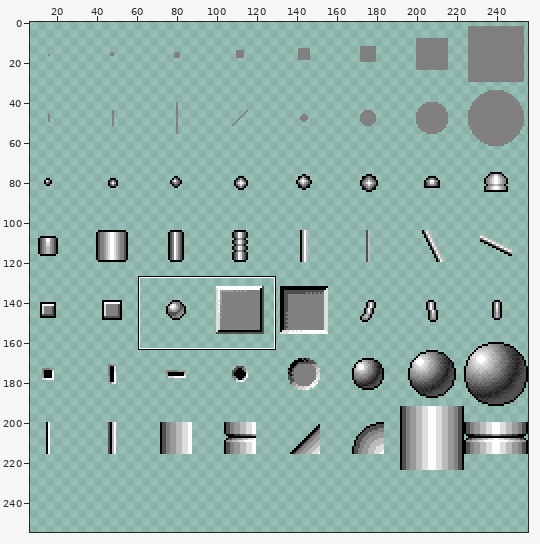
A sprite sheet gets an edit: brushes/00_default.png. The first picture is a wide view before the edit; the outline marks the close-up.
Close-up. Before the commit:
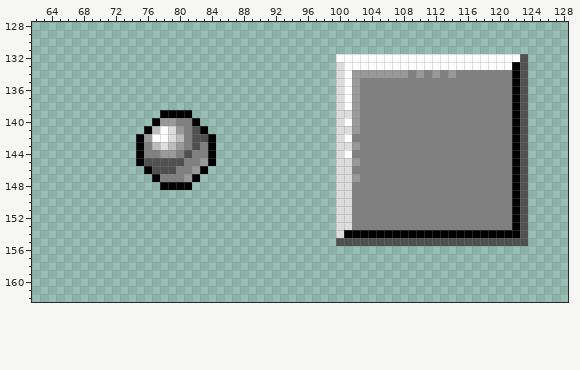
The file is 256x256 pixels. Colours within 5 levels of each other are drawn and written as one. Shown: x 62..128, y 128..162. The wide view leaves out empty margins. The commit also changed other parts of the picture, which this record leaves out.
Once edited:
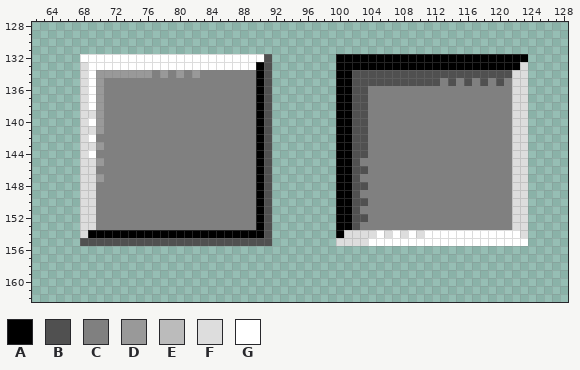
Palette (. is transparent): A #000000  B #505050  C #808080  D #999999  E #bbbbbb  F #dddddd  G #ffffff
Change:
@@ x 62..128 @@
 131 ...................................................................
-132 ......................................GGGGGGGGGGGGGGGGGGGGGGGB.....
-133 ......................................FGGGGGGGGGGGGGGGGGGGGGAB.....
-134 ......................................FGDDDDDDDCDCDCDCCCCCCCAB.....
-135 ......................................FGDCCCCCCCCCCCCCCCCCCCAB.....
-136 ......................................FGDCCCCCCCCCCCCCCCCCCCAB.....
-137 ......................................FGDCCCCCCCCCCCCCCCCCCCAB.....
-138 ......................................FGDCCCCCCCCCCCCCCCCCCCAB.....
-139 ................AAAA..................FFDCCCCCCCCCCCCCCCCCCCAB.....
-140 ...............ADDCCA.................FGDCCCCCCCCCCCCCCCCCCCAB.....
-141 ..............AEGFDCBA................FFDCCCCCCCCCCCCCCCCCCCAB.....
-142 .............ADGGFECBBA...............FGCCCCCCCCCCCCCCCCCCCCAB.....
-143 .............ACEFEDCBCA...............FFDCCCCCCCCCCCCCCCCCCCAB.....
-144 .............ACCDDCBCCA...............FGCCCCCCCCCCCCCCCCCCCCAB.....
-145 .............ABBBBBCCDA...............FFDCCCCCCCCCCCCCCCCCCCAB.....
-146 ..............ABBBCCDA................FFCCCCCCCCCCCCCCCCCCCCAB.....
-147 ...............ACCCDA.................FFDCCCCCCCCCCCCCCCCCCCAB.....
-148 ................AAAA..................FFCCCCCCCCCCCCCCCCCCCCAB.....
-149 ......................................FFCCCCCCCCCCCCCCCCCCCCAB.....
-150 ......................................FFCCCCCCCCCCCCCCCCCCCCAB.....
-151 ......................................FFCCCCCCCCCCCCCCCCCCCCAB.....
-152 ......................................FFCCCCCCCCCCCCCCCCCCCCAB.....
-153 ......................................FFCCCCCCCCCCCCCCCCCCCCAB.....
-154 ......................................FAAAAAAAAAAAAAAAAAAAAAAB.....
-155 ......................................BBBBBBBBBBBBBBBBBBBBBBBB.....
+132 ......GGGGGGGGGGGGGGGGGGGGGGGB........AAAAAAAAAAAAAAAAAAAAAAAA.....
+133 ......FGGGGGGGGGGGGGGGGGGGGGAB........AAAAAAAAAAAAAAAAAAAAAAAF.....
+134 ......FGDDDDDDDCDCDCDCCCCCCCAB........AABBBBBBBBBBBBBBBBBBBBFF.....
+135 ......FGDCCCCCCCCCCCCCCCCCCCAB........AABBBBBBBBBBBCBCBCBCBCFF.....
+136 ......FGDCCCCCCCCCCCCCCCCCCCAB........AABBCCCCCCCCCCCCCCCCCCFF.....
+137 ......FGDCCCCCCCCCCCCCCCCCCCAB........AABBCCCCCCCCCCCCCCCCCCFF.....
+138 ......FGDCCCCCCCCCCCCCCCCCCCAB........AABBCCCCCCCCCCCCCCCCCCFF.....
+139 ......FFDCCCCCCCCCCCCCCCCCCCAB........AABBCCCCCCCCCCCCCCCCCCFF.....
+140 ......FGDCCCCCCCCCCCCCCCCCCCAB........AABBCCCCCCCCCCCCCCCCCCFF.....
+141 ......FFDCCCCCCCCCCCCCCCCCCCAB........AABBCCCCCCCCCCCCCCCCCCFF.....
+142 ......FGCCCCCCCCCCCCCCCCCCCCAB........AABBCCCCCCCCCCCCCCCCCCFF.....
+143 ......FFDCCCCCCCCCCCCCCCCCCCAB........AABBCCCCCCCCCCCCCCCCCCFF.....
+144 ......FGCCCCCCCCCCCCCCCCCCCCAB........AABBCCCCCCCCCCCCCCCCCCFF.....
+145 ......FFDCCCCCCCCCCCCCCCCCCCAB........AABCCCCCCCCCCCCCCCCCCCFF.....
+146 ......FFCCCCCCCCCCCCCCCCCCCCAB........AABBCCCCCCCCCCCCCCCCCCFF.....
+147 ......FFDCCCCCCCCCCCCCCCCCCCAB........AABCCCCCCCCCCCCCCCCCCCFF.....
+148 ......FFCCCCCCCCCCCCCCCCCCCCAB........AABBCCCCCCCCCCCCCCCCCCFF.....
+149 ......FFCCCCCCCCCCCCCCCCCCCCAB........AABCCCCCCCCCCCCCCCCCCCFF.....
+150 ......FFCCCCCCCCCCCCCCCCCCCCAB........AABBCCCCCCCCCCCCCCCCCCFF.....
+151 ......FFCCCCCCCCCCCCCCCCCCCCAB........AABCCCCCCCCCCCCCCCCCCCFF.....
+152 ......FFCCCCCCCCCCCCCCCCCCCCAB........AABBCCCCCCCCCCCCCCCCCCFF.....
+153 ......FFCCCCCCCCCCCCCCCCCCCCAB........AABCCCCCCCCCCCCCCCCCCCFF.....
+154 ......FAAAAAAAAAAAAAAAAAAAAAAB........AFFFFGFGFGFGGGGGGGGGGGGF.....
+155 ......BBBBBBBBBBBBBBBBBBBBBBBB........FFFFGGGGGGGGGGGGGGGGGGGG.....
 156 ...................................................................
